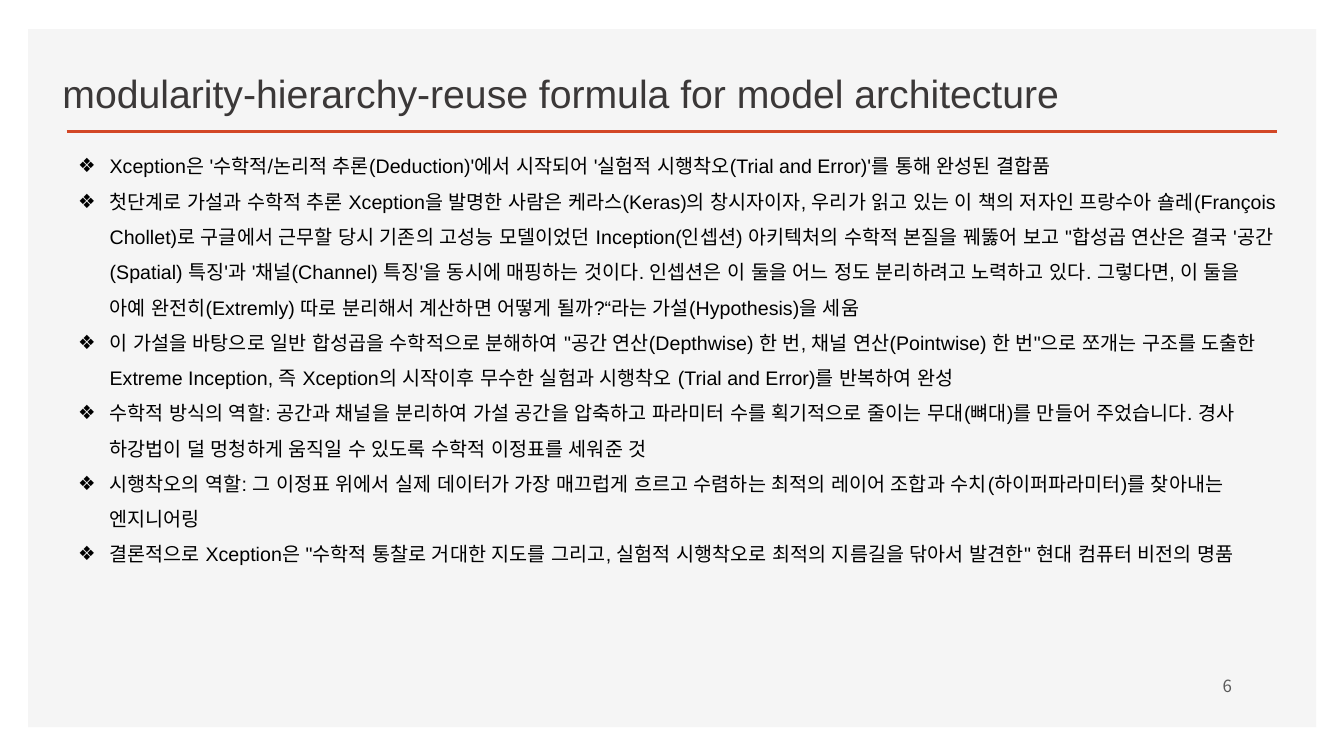
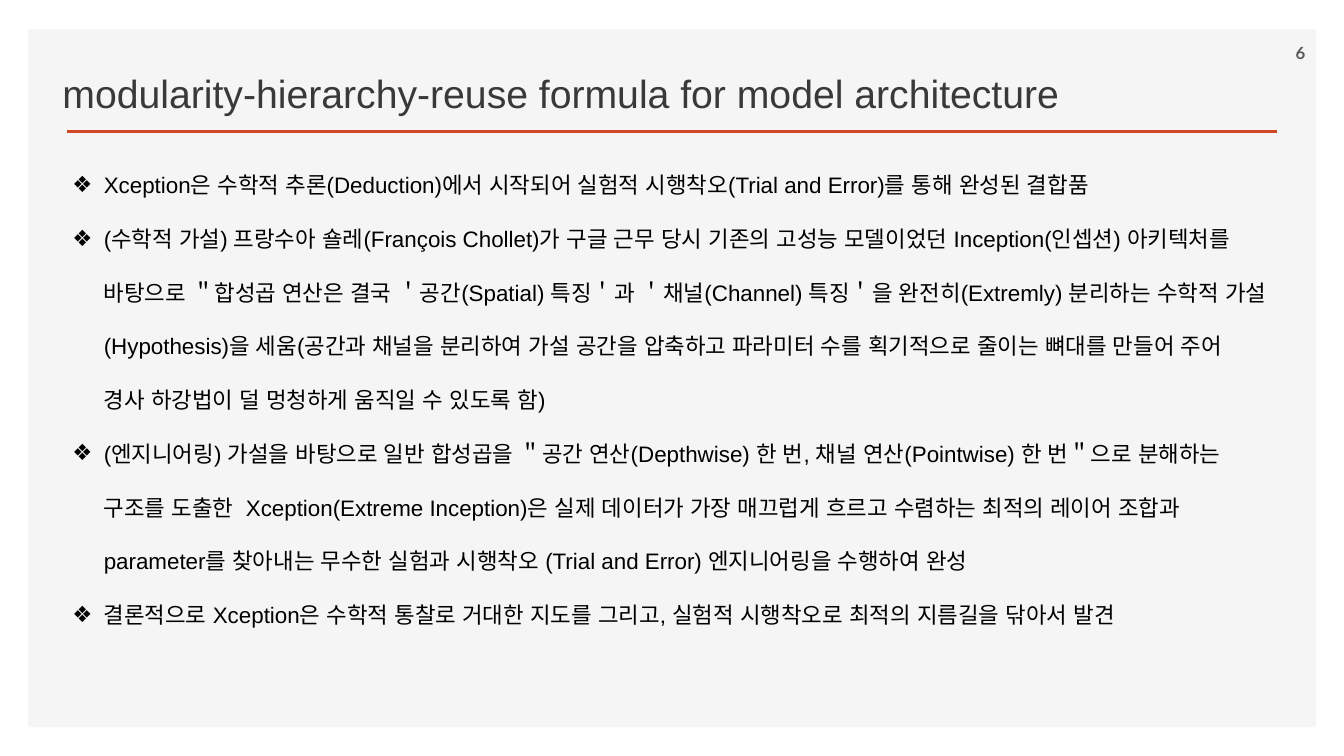
Before and after one commit to ancestor9/2026_Fall_Deep-Learning-with-Python, a slide deck: slide 6 of Chapter 09 ConvNet architecture patterns.pptx. Drawn at 1344x756 pixels with LibreOffice and Linux fonts; fonts in the diff are those of the drawing; background and template pictures are left out. Boxes give left, top, right and bottom in pixels: in the first picture for what was removed or moved away, otherwise in the second. Text is boxed around its words. In the diff, an @@ line names an element or a change of style, - is before the commit and + after.

```diff
--- a/Chapter 09 ConvNet architecture patterns.pptx
+++ b/Chapter 09 ConvNet architecture patterns.pptx
@@ page number: place and size @@
-page number at [1223, 679, 1232, 692]
+page number at [1296, 47, 1306, 59]
@@ page number at [1296, 47, 1306, 59]: font Noto Sans CJK KR to Lato, bold on @@
@@ text at [104, 174, 1266, 628]: text changed; size 14 to 16 pt @@
-❖ Xception은 '수학적/논리적 추론(Deduction)'에서 시작되어 '실험적 시행착오(Trial and Error)'를 통해 완성된 결합품
-❖ 첫단계로 가설과 수학적 추론 Xception을 발명한 사람은 케라스(Keras)의 창시자이자, 우리가 읽고 있는 이 책의 저자인 프랑수아 숄레(François Chollet)로 구글에서 근무할 당시 기존의 고성능 모델이었던 Inception(인셉션) 아키텍처의 수학적 본질을 꿰뚫어 보고 "합성곱 연산은 결국 '공간(Spatial) 특징'과 '채널(Channel) 특징'을 동시에 매핑하는 것이다. 인셉션은 이 둘을 어느 정도 분리하려고 노력하고 있다. 그렇다면, 이 둘을 아예 완전히(Extremly) 따로 분리해서 계산하면 어떻게 될까?“라는 가설(Hypothesis)을 세움
-❖ 이 가설을 바탕으로 일반 합성곱을 수학적으로 분해하여 "공간 연산(Depthwise) 한 번, 채널 연산(Pointwise) 한 번"으로 쪼개는 구조를 도출한 Extreme Inception, 즉 Xception의 시작이후 무수한 실험과 시행착오 (Trial and Error)를 반복하여 완성
-❖ 수학적 방식의 역할: 공간과 채널을 분리하여 가설 공간을 압축하고 파라미터 수를 획기적으로 줄이는 무대(뼈대)를 만들어 주었습니다. 경사 하강법이 덜 멍청하게 움직일 수 있도록 수학적 이정표를 세워준 것
-❖ 시행착오의 역할: 그 이정표 위에서 실제 데이터가 가장 매끄럽게 흐르고 수렴하는 최적의 레이어 조합과 수치(하이퍼파라미터)를 찾아내는 엔지니어링
-❖ 결론적으로 Xception은 "수학적 통찰로 거대한 지도를 그리고, 실험적 시행착오로 최적의 지름길을 닦아서 발견한" 현대 컴퓨터 비전의 명품
+❖ Xception은 수학적 추론(Deduction)에서 시작되어 실험적 시행착오(Trial and Error)를 통해 완성된 결합품
+❖ (수학적 가설) 프랑수아 숄레(François Chollet)가 구글 근무 당시 기존의 고성능 모델이었던 Inception(인셉션) 아키텍처를 바탕으로 ＂합성곱 연산은 결국 ＇공간(Spatial) 특징＇과 ＇채널(Channel) 특징＇을 완전히(Extremly) 분리하는 수학적 가설(Hypothesis)을 세움(공간과 채널을 분리하여 가설 공간을 압축하고 파라미터 수를 획기적으로 줄이는 뼈대를 만들어 주어 경사 하강법이 덜 멍청하게 움직일 수 있도록 함)
+❖ (엔지니어링) 가설을 바탕으로 일반 합성곱을 ＂공간 연산(Depthwise) 한 번, 채널 연산(Pointwise) 한 번＂으로 분해하는 구조를 도출한 Xception(Extreme Inception)은 실제 데이터가 가장 매끄럽게 흐르고 수렴하는 최적의 레이어 조합과 parameter를 찾아내는 무수한 실험과 시행착오 (Trial and Error) 엔지니어링을 수행하여 완성
+❖ 결론적으로 Xception은 수학적 통찰로 거대한 지도를 그리고, 실험적 시행착오로 최적의 지름길을 닦아서 발견
```
Also in this commit, not shown: 16 other slides changed, 7 slides added, 5 slides removed.
